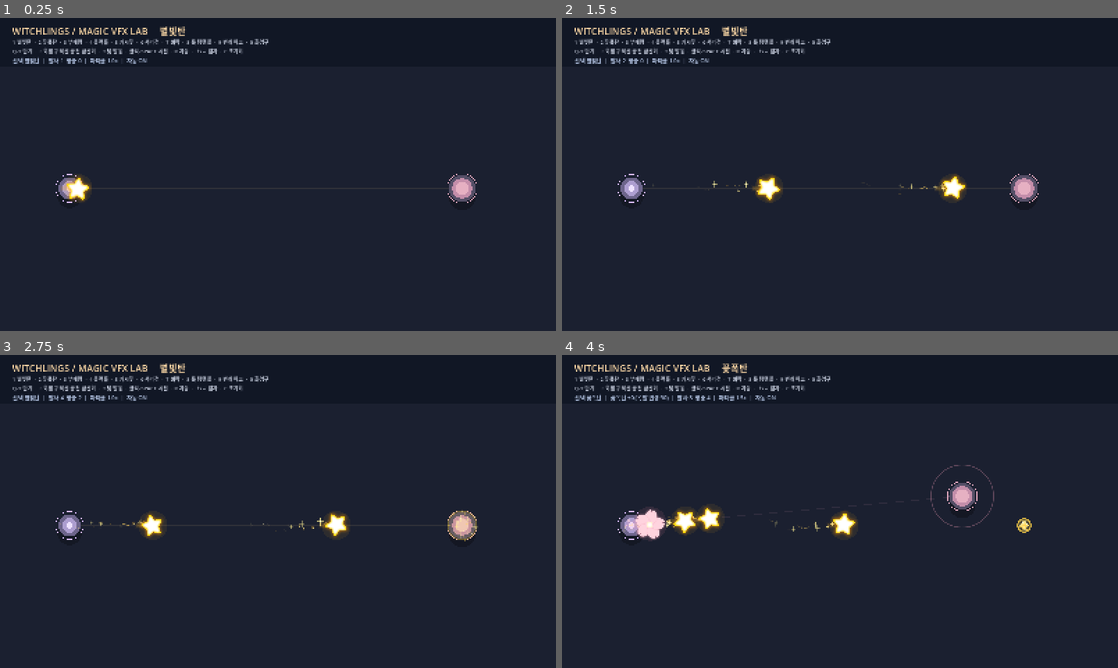
Above: before the commit, frames 1-4 (two rows, left to right).
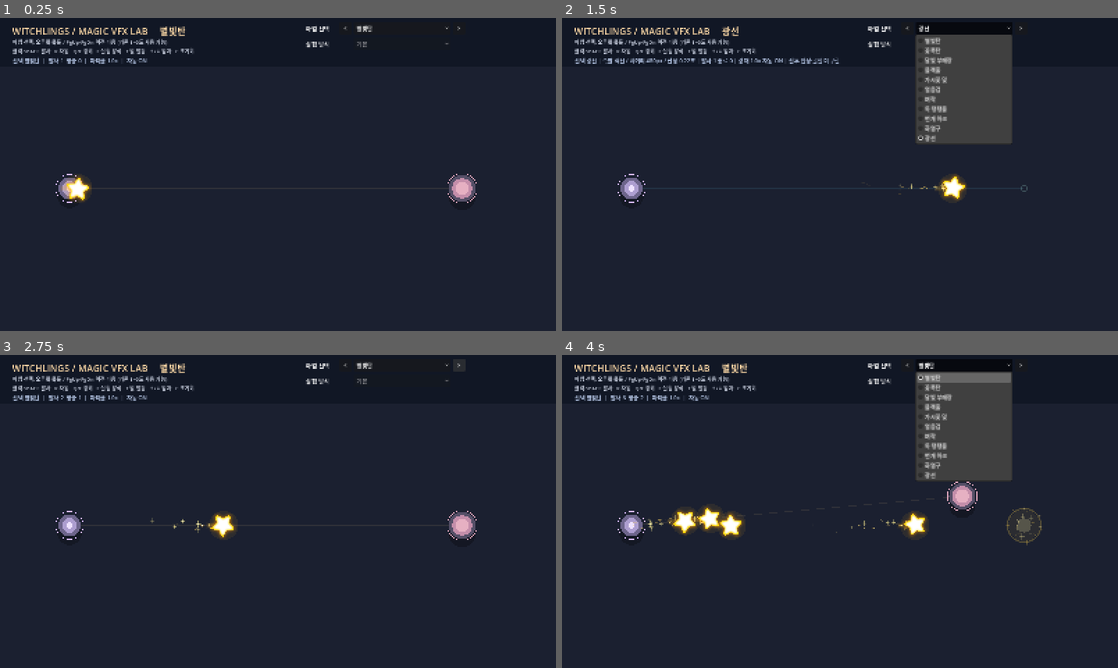
Above: after the commit, the same moments.

Repository: LittleEvasn/Test-Room
Game: Godot game, scene res://scenes/main.tscn
Two runs of this game, one before a commit and one after it. Both use one fixed random seed, a clock stepped at 60 frames per second and the inputs below.
Inputs (mouse positions are in pixels of both pictures, inside the frame that each line leads up to):
- Up to frame 1 (0.25 s): no input
- Up to frame 2 (1.5 s): click (906, 27) at 0.5 s, where only the run after the commit has a clickable "<"; click (962, 27) at 1.25 s, where only the run after the commit has a clickable "광선"
- Up to frame 3 (2.75 s): click (461, 364) at 2 s, where only the run after the commit has a clickable ">"
- Up to frame 4 (4 s): click (962, 364) at 2.75 s, where only the run after the commit has a clickable "별빛탄"; tap Enter at 3.5 s; move the mouse to (962, 495) at 3.52 s; hold Up from 3.53 s (still down); tap 1 at 3.6 s; click (962, 495) at 3.67 s; tap Space at 3.77 s; tap 2 at 3.8 s

The runs differ from the first frame. In frame 1, 1.1% of the frame differs, in the area x 2-83%, y 2-12%; in frame 2, 8.2%; in frame 3, 2.2%; in frame 4, 9.1%, in the area x 2-87%, y 2-61%.
Error after the commit: Parse Error: Cannot infer the type of "x" variable because the value doesn't have a set type. (res://scripts/instant_laser_vfx.gd:60)

Commit message:
Build instant straight laser VFX and clickable spell/motion experiment selectors

Diff:
--- /dev/null
+++ b/scripts/instant_laser_vfx.gd
@@ -0,0 +1,63 @@
+extends Node2D
+## Test-Room-only, asset-free Magicraft-1004-style instant straight laser.
+## Full beam appears at cast time. Duration is visual only; no collision or damage.
+signal finished()
+
+const MAX_RANGE := 480.0
+const VFX_SECONDS := 0.22
+const BRIGHT_SECONDS := 0.055
+
+var start_point := Vector2.ZERO
+var direction := Vector2.RIGHT
+var glow_scale := 1.0
+var elapsed := 0.0
+
+func configure(origin: Vector2, aim_at: Vector2, particle_multiplier: float = 1.0) -> void:
+    start_point = origin
+    direction = (aim_at - origin).normalized()
+    if direction.length_squared() < 0.001:
+        direction = Vector2.RIGHT
+    glow_scale = clampf(particle_multiplier, 0.0, 3.0)
+
+func _ready() -> void:
+    position = start_point
+    rotation = direction.angle()
+    z_index = 5
+    queue_redraw()
+
+func _process(delta: float) -> void:
+    elapsed += maxf(delta, 0.0)
+    if elapsed >= VFX_SECONDS:
+        finished.emit()
+        queue_free()
+        return
+    queue_redraw()
+
+func _draw() -> void:
+    var alpha := 1.0 - smoothstep(BRIGHT_SECONDS, VFX_SECONDS, elapsed)
+    if alpha <= 0.001:
+        return
+    var glow := clampf(glow_scale, 0.0, 2.5)
+    var endpoint := Vector2(MAX_RANGE, 0.0)
+    # Wide transparent aura -> saturated cyan -> needle-thin white core.
+    draw_line(Vector2.ZERO, endpoint, Color(0.06, 0.59, 1.0, 0.045 * alpha * glow), 37.0, true)
+    draw_line(Vector2.ZERO, endpoint, Color(0.15, 0.77, 1.0, 0.12 * alpha * glow), 21.0, true)
+    draw_line(Vector2.ZERO, endpoint, Color(0.34, 0.85, 1.0, 0.40 * alpha), 10.0, true)
+    draw_line(Vector2.ZERO, endpoint, Color(0.67, 0.96, 1.0, 0.90 * alpha), 4.5, true)
+    draw_line(Vector2.ZERO, endpoint, Color(1.0, 1.0, 1.0, 0.98 * alpha), 1.8, true)
+    # Small optical flashes (not impact or enemy-hit indicators).
+    var flash := 1.0 - smoothstep(0.0, 0.11, elapsed)
+    draw_circle(Vector2.ZERO, 22.0, Color(0.13, 0.76, 1.0, 0.08 * alpha * glow))
+    draw_circle(Vector2.ZERO, 9.0, Color(0.44, 0.87, 1.0, 0.25 * alpha))
+    draw_circle(Vector2.ZERO, 3.3, Color(1.0, 1.0, 1.0, alpha))
+    draw_circle(endpoint, 13.0, Color(0.18, 0.72, 1.0, 0.08 * alpha * glow))
+    draw_circle(endpoint, 3.1, Color(0.79, 0.97, 1.0, 0.74 * alpha))
+    draw_line(Vector2(0.0, -27.0), Vector2(0.0, 27.0),
+        Color(0.44, 0.87, 1.0, 0.60 * flash), 2.0, true)
+    draw_line(endpoint + Vector2(0.0, -10.0), endpoint + Vector2(0.0, 10.0),
+        Color(0.71, 0.97, 1.0, 0.26 * flash), 1.5, true)
+    for offset in [0.18, 0.39, 0.67, 0.84]:
+        var x := MAX_RANGE * offset
+        var shimmer := (0.18 + 0.10 * sin(elapsed * 22.0 + offset * 19.0)) * alpha
+        draw_line(Vector2(x - 7.0, -5.0), Vector2(x + 6.0, -5.0),
+            Color(0.64, 0.93, 1.0, shimmer), 1.3, true)
--- a/scripts/main.gd
+++ b/scripts/main.gd
@@ -1,5 +1,5 @@
 extends Node2D
-## 별빛탄/꽃폭탄/달빛 부메랑/블랙홀/가시꽃 덫/서리검/벼락/독 탱탱볼/번개 아크/화염구 VFX 독립 실험실.
+## Clickable VFX spell catalog, dynamic test-mode selector, and instant 1004 laser.
 
 const BOLT_SCRIPT = preload("res://scripts/star_bolt.gd")
 const IMPACT_SCRIPT = preload("res://scripts/impact_burst.gd")
@@ -16,6 +16,12 @@
 const POISON_PUDDLE_SCRIPT = preload("res://scripts/poison_puddle.gd")
 const FIREBALL_SCRIPT = preload("res://scripts/fireball_vfx.gd")
 const FIREBALL_IMPACT_SCRIPT = preload("res://scripts/fireball_impact_vfx.gd")
+const LASER_SCRIPT = preload("res://scripts/instant_laser_vfx.gd")
+
+# Add any future spell here: the clickable catalog needs no new keyboard shortcut.
+const SPELL_CHOICES := ["별빛탄", "꽃폭탄", "달빛 부메랑", "블랙홀", "가시꽃 덫", "얼음검", "벼락", "독 탱탱볼", "번개 아크", "화염구", "광선"]
+# Only genuinely implemented test motions are selectable.
+const SPELL_TEST_MODES := {9: ["직선 비행", "공전", "급선회"]}
 
 const SCREEN_SIZE := Vector2(1600.0, 900.0)
 const START_POINT := Vector2(200.0, 490.0)
@@ -29,7 +35,7 @@
 var particle_multiplier := 1.0
 var fired_count := 0
 var impact_count := 0
-var selected_spell := 0 # 0..9; 7 is 독 탱탱볼 (keyboard 8), 9 is 화염구 (keyboard 0)
+var selected_spell := 0 # 0..10; controlled by the spell dropdown
 var bloom_rank := 0
 var black_hole_rank := 0
 var black_hole_ticks := 0
@@ -53,10 +59,13 @@
 var fireball_impacts := 0
 var fireball_finished := 0
 var fireball_motion := 0 # 0 straight, 1 orbit, 2 curving
+var laser_finished := 0
 
 var title_label: Label
 var info_label: Label
 var status_label: Label
+var spell_picker: OptionButton
+var mode_picker: OptionButton
 
 func _ready() -> void:
 	randomize()
@@ -108,6 +117,11 @@
 			get_tree().get_nodes_in_group("vfx_poison_puddle").size(), poison_finished,
 			particle_multiplier, "ON" if autofire else "OFF"
 		]
+	elif selected_spell == 10:
+		status_label.text = "선택 %s | 즉발 직선 / 사거리 %.0fpx / 잔상 %.2f초 | 발사 %d 종료 %d | 광채 %.1fx 자동 %s | 전투 판정·굴절 미구현" % [
+			spell_name, float(LASER_SCRIPT.MAX_RANGE), float(LASER_SCRIPT.VFX_SECONDS),
+			fired_count, laser_finished, particle_multiplier, "ON" if autofire else "OFF"
+		]
 	elif selected_spell == 9:
 		status_label.text = "선택 %s +%d | %s | 폭발 %.0f | 발사 %d  폭발 %d  종료 %d | 불꽃 %.1fx 자동 %s  [F 이동방식]" % [
 			spell_name, fireball_rank, ["직선 비행", "공전", "급선회"][fireball_motion], float(FIREBALL_SCRIPT.RADII[fireball_rank]), fired_count,
@@ -135,10 +149,11 @@
 		7: return 3.25
 		8: return 1.15
 		9: return 5.20 if fireball_motion == 1 else 2.50
+		10: return 0.94
 	return fire_interval
 
 func shoot(replace_hole: bool = false) -> void:
-	var active_count := get_tree().get_nodes_in_group("vfx_bolt …(458 unchanged characters)… et_nodes_in_group("vfx_fireball").size()
+	var active_count := get_tree().get_nodes_in_group("vfx_bolt …(458 unchanged characters)… et_nodes_in_group("vfx_fireball").size() + get_tree().get_nodes_in_group("vfx_laser").size()
 	if active_count >= 50:
 		return
 	if selected_spell == 0:
@@ -209,6 +224,13 @@
 		add_child(arc)
 		arc.add_to_group("vfx_lightning_arc")
 		arc.finished.connect(_on_lightning_arc_finished)
+	elif selected_spell == 10:
+		# Magicraft 1004 basic: instant straight beam, no refraction until a later test.
+		var ray = LASER_SCRIPT.new()
+		ray.configure(START_POINT, target_point, particle_multiplier)
+		add_child(ray)
+		ray.add_to_group("vfx_laser")
+		ray.finished.connect(_on_laser_finished)
 	elif selected_spell == 9:
 		if get_tree().get_nodes_in_group("vfx_fireball").size() >= 6:
 			return
@@ -231,6 +253,9 @@
 		trap.vanished.connect(_on_thorn_vanished)
 	fired_count += 1
 
+func _on_laser_finished() -> void:
+	laser_finished += 1
+
 func _on_fireball_impact(point: Vector2, cast_rank: int) -> void:
 	fireball_impacts += 1
 	var burst = FIREBALL_IMPACT_SCRIPT.new()
@@ -340,6 +365,7 @@
 		7: return "독 탱탱볼"
 		8: return "번개 아크"
 		9: return "화염구"
+		10: return "광선"
 	return "미지의 마법"
 
 func _unhandled_input(event: InputEvent) -> void:
@@ -352,36 +378,30 @@
 		queue_redraw()
 	if event is InputEventKey and event.pressed and not event.echo:
 		match event.keycode:
+			KEY_PAGEUP:
+				_select_spell(selected_spell - 1)
+			KEY_PAGEDOWN:
+				_select_spell(selected_spell + 1)
 			KEY_1, KEY_KP_1:
-				selected_spell = 0
-				_update_title()
+				_select_spell(0)
 			KEY_2, KEY_KP_2:
-				selected_spell = 1
-				_update_title()
+				_select_spell(1)
 			KEY_3, KEY_KP_3:
-				selected_spell = 2
-				_update_title()
+				_select_spell(2)
 			KEY_4, KEY_KP_4:
-				selected_spell = 3
-				_update_title()
+				_select_spell(3)
 			KEY_5, KEY_KP_5:
-				selected_spell = 4
-				_update_title()
+				_select_spell(4)
 			KEY_6, KEY_KP_6:
-				selected_spell = 5
-				_update_title()
+				_select_spell(5)
 			KEY_7, KEY_KP_7:
-				selected_spell = 6
-				_update_title()
+				_select_spell(6)
 			KEY_8, KEY_KP_8:
-				selected_spell = 7
-				_update_title()
+				_select_spell(7)
 			KEY_9, KEY_KP_9:
-				selected_spell = 8
-				_update_title()
+				_select_spell(8)
 			KEY_0, KEY_KP_0:
-				selected_spell = 9
-				_update_title()
+				_select_spell(9)
 			KEY_Q:
 				if selected_spell == 3:
 					black_hole_rank = maxi(0, black_hole_rank - 1)
@@ -417,9 +437,7 @@
 				elif selected_spell == 9:
 					fireball_rank = mini(3, fireball_rank + 1)
 			KEY_F:
-				if selected_spell == 9:
-					fireball_motion = (fireball_motion + 1) % 3
-					fire_clock = 0.05
+				_cycle_test_mode()
 			KEY_SPACE:
 				shoot(true)
 			KEY_T:
@@ -431,7 +449,7 @@
 			KEY_DOWN, KEY_MINUS, KEY_KP_SUBTRACT:
 				particle_multiplier = maxf(0.0, particle_multiplier - 0.5)
 			KEY_C:
-				for group_name in ["vfx_bolt", "vfx_bloom", "vfx_moon", "vfx_hole", "vfx_thorn", "vfx_ice_sword", "vfx_thunder", "vfx_poison_ball", "vfx_poison_puddle", "vfx_lightning_arc", "vfx_fireball"]:
+				for group_name in ["vfx_bolt", "vfx_bloom", "vfx_moon", "vfx_hole", "vfx_thorn", "vfx_ice_sword", "vfx_thunder", "vfx_poison_ball", "vfx_poison_puddle", "vfx_lightning_arc", "vfx_fireball", "vfx_laser"]:
 					for projectile in get_tree().get_nodes_in_group(group_name):
 						projectile.queue_free()
 				# 이미 생성된 폭발은 자연스럽게 사라진다.
@@ -449,6 +467,7 @@
 				lightning_arc_finished = 0
 				fireball_impacts = 0
 				fireball_finished = 0
+				laser_finished = 0
 				poison_landings = 0
 				poison_finished = 0
 
@@ -470,6 +489,7 @@
 		7: aiming_color = Color("a5dc45")
 		8: aiming_color = Color("64aeff")
 		9: aiming_color = Color("ffbf62")
+		10: aiming_color = Color("70dbff")
 	draw_line(START_POINT, target_point, Color(aiming_color, 0.09), 2.0)
 	draw_circle(START_POINT + Vector2(0, 22), 35.0, Color(0, 0, 0, 0.24))
 	draw_circle(START_POINT, 32.0, Color("6d658b"))
@@ -506,7 +526,7 @@
 	_update_title()
 
 	info_label = Label.new()
-	info_label.text = "1 별빛탄  ·  2 꽃폭탄  ·  3 부메랑  ·  4 블랙홀  ·  5 가시꽃  ·  6 서리검  ·  7 벼락  ·  8 독 탱탱볼  ·  9 번개 아크  ·  0 화염구\nQ/E 단계  ·  F 화염구 직선·공전·급선회  ·  T 덫 발동  ·  클릭/SPACE 시전  ·  R 자동  ·  ↑/↓ 입자  ·  C 초기화"
+	info_label.text = "마법 선택: 오른쪽 목록 / PgUp·PgDn 이전·다음 (기존 1~0도 사용 가능)\n클릭·SPACE 발사   R 자동   Q/E 강화   F 실험 방식   T 덫 발동   ↑/↓ 입자   C 초기화"
 	info_label.position = Vector2(36, 57)
 	info_label.add_theme_font_size_override("font_size", 15)
 	info_label.add_theme_color_override("font_color", Color("c9d0e0"))
@@ -517,6 +537,87 @@
 	status_label.add_theme_font_size_override("font_size", 16)
 	status_label.add_theme_color_override("font_color", Color("a8b8d6"))
 	layer.add_child(status_label)
+	_create_spell_controls(layer)
+
+func _create_spell_controls(layer: CanvasLayer) -> void:
+	var name_label := Label.new()
+	name_label.text = "마법 선택"
+	name_label.position = Vector2(880, 17)
+	name_label.add_theme_font_size_override("font_size", 17)
+	layer.add_child(name_label)
+
+	var prev := Button.new()
+	prev.text = "<"
+	prev.position = Vector2(977, 12)
+	prev.size = Vector2(35, 35)
+	prev.pressed.connect(_previous_spell)
+	layer.add_child(prev)
+
+	spell_picker = OptionButton.new()
+	spell_picker.position = Vector2(1018, 12)
+	spell_picker.size = Vector2(278, 35)
+	for i in range(SPELL_CHOICES.size()):
+		spell_picker.add_item(SPELL_CHOICES[i], i)
+	spell_picker.select(selected_spell)
+	spell_picker.item_selected.connect(_select_spell)
+	layer.add_child(spell_picker)
+
+	var next := Button.new()
+	next.text = ">"
+	next.position = Vector2(1304, 12)
+	next.size = Vector2(35, 35)
+	next.pressed.connect(_next_spell)
+	layer.add_child(next)
+
+	var mode_label := Label.new()
+	mode_label.text = "실험 방식"
+	mode_label.position = Vector2(880, 62)
+	mode_label.add_theme_font_size_override("font_size", 17)
+	layer.add_child(mode_label)
+
+	mode_picker = OptionButton.new()
+	mode_picker.position = Vector2(1018, 57)
+	mode_picker.size = Vector2(278, 35)
+	mode_picker.item_selected.connect(_on_test_mode_selected)
+	layer.add_child(mode_picker)
+	_refresh_test_modes()
+
+func _select_spell(index: int) -> void:
+	selected_spell = posmod(index, SPELL_CHOICES.size())
+	if spell_picker != null:
+		spell_picker.select(selected_spell)
+	_refresh_test_modes()
+	_update_title()
+	fire_clock = 0.05
+	queue_redraw()
+
+func _previous_spell() -> void:
+	_select_spell(selected_spell - 1)
+
+func _next_spell() -> void:
+	_select_spell(selected_spell + 1)
+
+func _refresh_test_modes() -> void:
+	if mode_picker == null:
+		return
+	mode_picker.clear()
+	var modes: Array = SPELL_TEST_MODES.get(selected_spell, ["기본"])
+	for i in range(modes.size()):
+		mode_picker.add_item(str(modes[i]), i)
+	mode_picker.disabled = modes.size() <= 1
+	mode_picker.select(fireball_motion if selected_spell == 9 else 0)
+
+func _cycle_test_mode() -> void:
+	if mode_picker == null or mode_picker.item_count < 2:
+		return
+	_on_test_mode_selected((mode_picker.selected + 1) % mode_picker.item_count)
+
+func _on_test_mode_selected(index: int) -> void:
+	# Per-spell extension: future orbit/seek/bounce runners attach here.
+	if selected_spell == 9:
+		fireball_motion = index
+	mode_picker.select(index)
+	fire_clock = 0.05
 
 func _update_title() -> void:
 	title_label.text = "WITCHLINGS / MAGIC VFX LAB     %s" % _spell_name()
Not shown, changed: README.md
